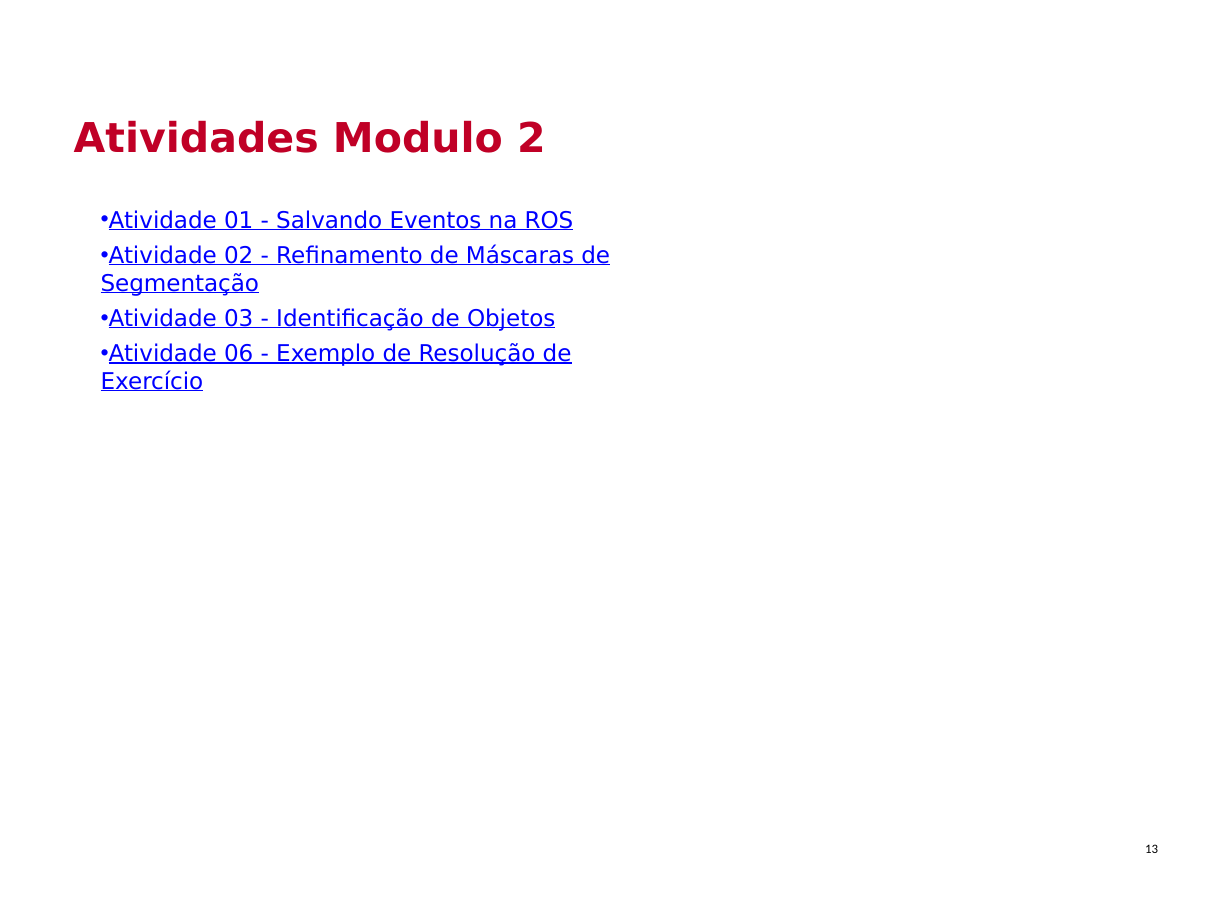
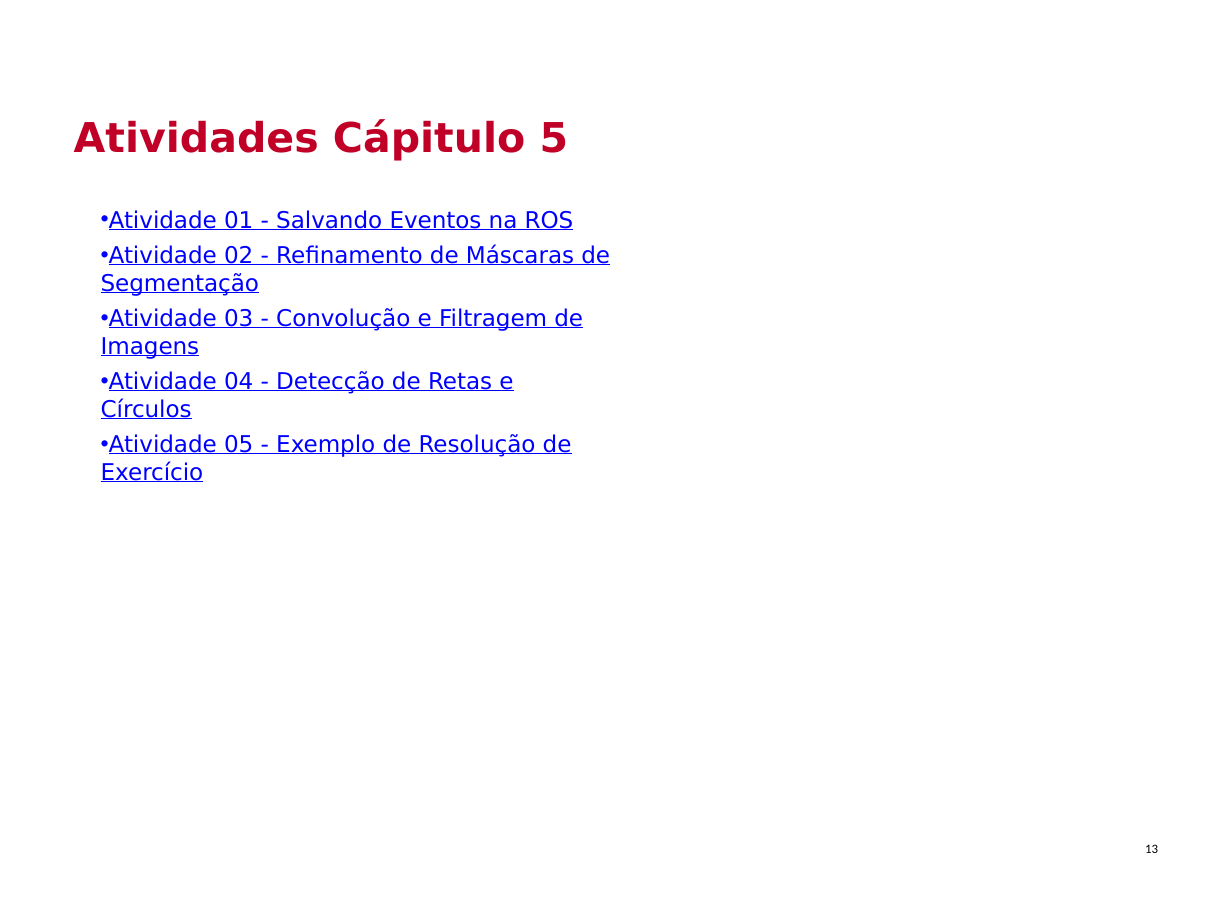
Before and after one commit to Insper/robotica-computacional, a slide deck: slide 13 of docs/modulos/05-visao-p2/slides.pptx. Drawn at 1232x924 pixels with LibreOffice and Linux fonts; fonts in the diff are those of the drawing; background and template pictures are left out. Boxes give left, top, right and bottom in pixels: in the first picture for what was removed or moved away, otherwise in the second. Text is boxed around its words. In the diff, an @@ line names an element or a change of style, - is before the commit and + after.

Commit message:
slide

```diff
--- a/docs/modulos/05-visao-p2/slides.pptx
+++ b/docs/modulos/05-visao-p2/slides.pptx
@@ title at [74,119,569,161]: text changed @@
-Atividades Modulo 2
+Atividades Cápitulo 5
@@ text at [101,308,583,482]: text changed @@
-• Atividade 03 - Identificação de Objetos
-• Atividade 06 - Exemplo de Resolução de Exercício
+• Atividade 03 - Convolução e Filtragem de Imagens
+• Atividade 04 - Detecção de Retas e Círculos
+• Atividade 05 - Exemplo de Resolução de Exercício
```
Also in this commit, not shown: 1 other file.
